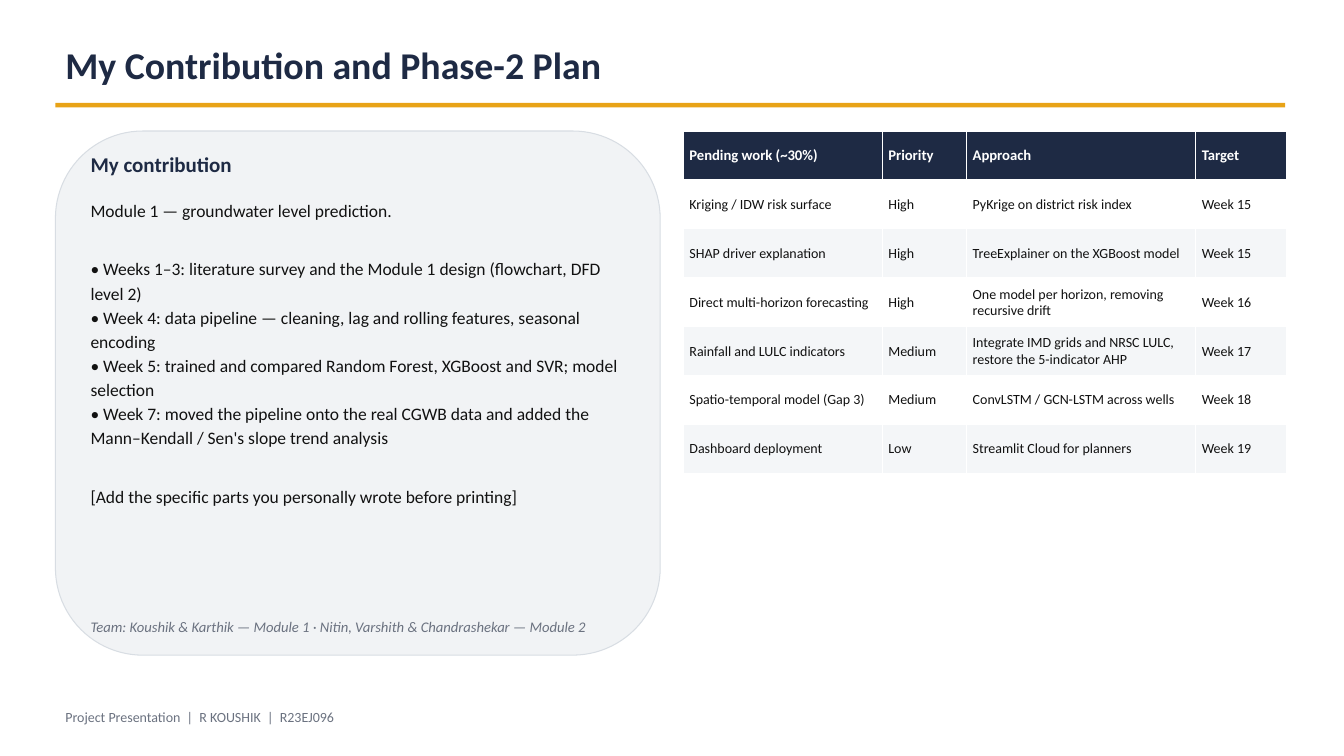
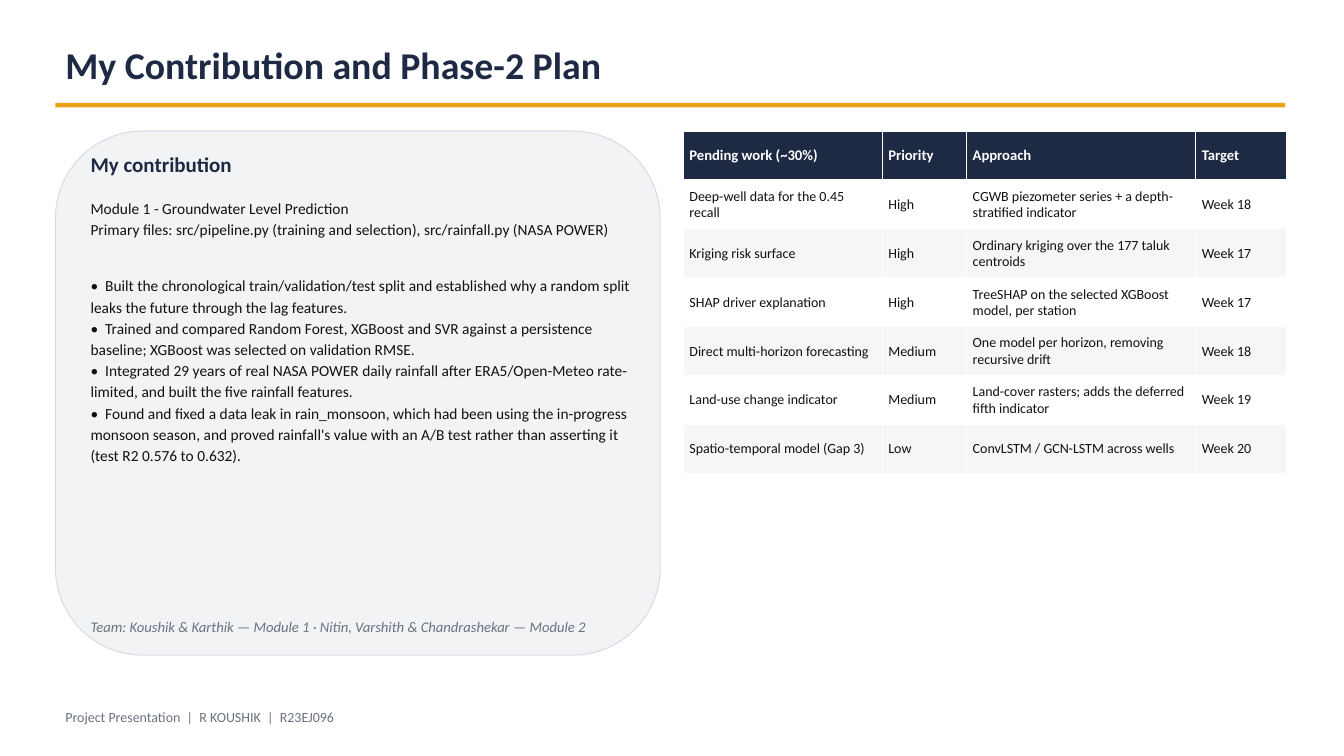
Before and after one commit to Koushik926/karnataka-groundwater-ml, a slide deck: slide 13 of Week4_Task4_Core_Implementation/presentation/decks/Phase1_Review_R_KOUSHIK.pptx. Drawn at 1344x756 pixels with LibreOffice and Linux fonts; fonts in the diff are those of the drawing. Boxes give left, top, right and bottom in pixels: in the first picture for what was removed or moved away, otherwise in the second. Text is boxed around its words. In the diff, an @@ line names an element or a change of style, - is before the commit and + after.

```diff
--- a/Week4_Task4_Core_Implementation/presentation/decks/Phase1_Review_R_KOUSHIK.pptx
+++ b/Week4_Task4_Core_Implementation/presentation/decks/Phase1_Review_R_KOUSHIK.pptx
@@ table at (684, 131, 1287, 474) @@
-row 2: Kriging / IDW risk surface | High | PyKrige on district risk index | Week 15
+row 2: Deep-well data for the 0.45 recall | High | CGWB piezometer series + a depth-stratified indicator | Week 18
-row 3: SHAP driver explanation | High | TreeExplainer on the XGBoost model | Week 15
+row 3: Kriging risk surface | High | Ordinary kriging over the 177 taluk centroids | Week 17
-row 4: Direct multi-horizon forecasting | High | One model per horizon, removing recursive drift | Week 16
+row 4: SHAP driver explanation | High | TreeSHAP on the selected XGBoost model, per station | Week 17
-row 5: Rainfall and LULC indicators | Medium | Integrate IMD grids and NRSC LULC, restore the 5-indicator AHP | Week 17
+row 5: Direct multi-horizon forecasting | Medium | One model per horizon, removing recursive drift | Week 18
-row 6: Spatio-temporal model (Gap 3) | Medium | ConvLSTM / GCN-LSTM across wells | Week 18
+row 6: Land-use change indicator | Medium | Land-cover rasters; adds the deferred fifth indicator | Week 19
-row 7: Dashboard deployment | Low | Streamlit Cloud for planners | Week 19
+row 7: Spatio-temporal model (Gap 3) | Low | ConvLSTM / GCN-LSTM across wells | Week 20
@@ text at (91, 203, 629, 463): text changed; size 12.5 to 11 pt @@
-Module 1 — groundwater level prediction.
-• Weeks 1–3: literature survey and the Module 1 design (flowchart, DFD level 2)
-• Week 4: data pipeline — cleaning, lag and rolling features, seasonal encoding
-• Week 5: trained and compared Random Forest, XGBoost and SVR; model selection
-• Week 7: moved the pipeline onto the real CGWB data and added the Mann–Kendall / Sen's slope trend analysis
-[Add the specific parts you personally wrote before printing]
+Module 1 - Groundwater Level Prediction
+Primary files: src/pipeline.py (training and selection), src/rainfall.py (NASA POWER)
+• Built the chronological train/validation/test split and established why a random split leaks the future through the lag features.
+• Trained and compared Random Forest, XGBoost and SVR against a persistence baseline; XGBoost was selected on validation RMSE.
+• Integrated 29 years of real NASA POWER daily rainfall after ERA5/Open-Meteo rate-limited, and built the five rainfall features.
+• Found and fixed a data leak in rain_monsoon, which had been using the in-progress monsoon season, and proved rainfall's value with an A/B test rather than asserting it (test R2 0.576 to 0.632).
```
Also in this commit, not shown: 4 other slides changed, 17 other files.
